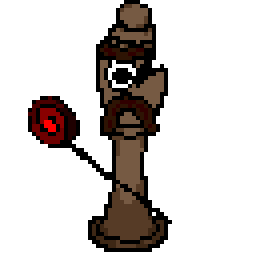
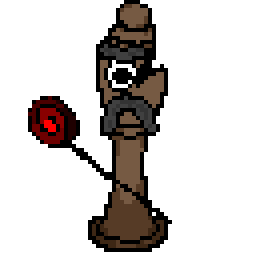
Comparing the layer stacks of the two 256px x 256px images. Changes:
pixels changed over (100, 44, 156, 132) (layer not identified)
